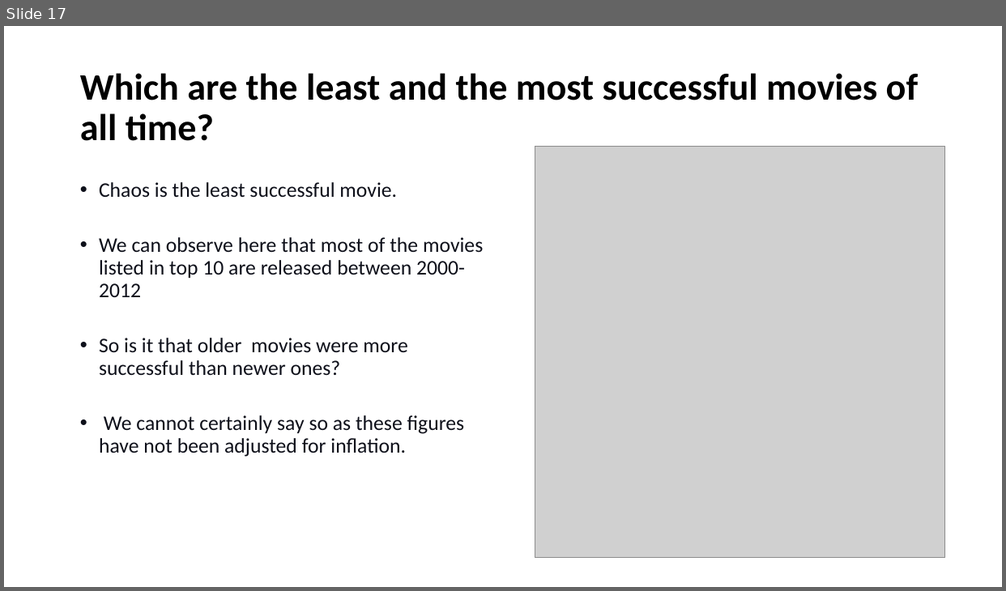
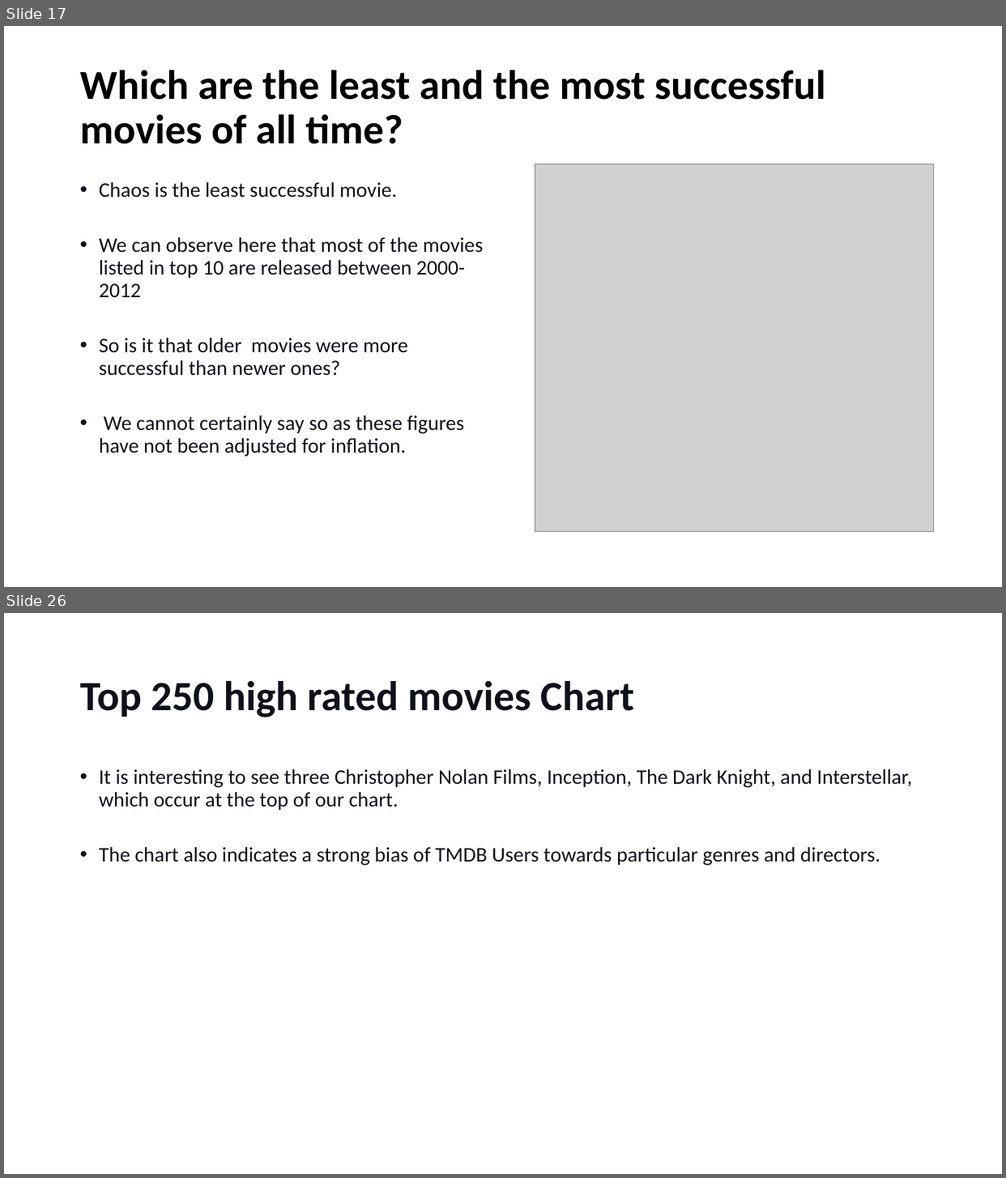
Before and after one commit to lasyabheemendra/Sprigboard-DatascienceProjects, a slide deck: Capstone2_Recommendation System for movies/Recommendation system.pptx. Shown one above the other, each under a label of ours: slide 17 before the commit, slides 17 and 26 after it; the slides between them are not shown. The pictures are 1006x591 and 1006x1178 pixels, drawn with LibreOffice and Linux fonts; fonts in the diff are those of the drawing; grey boxes stand for pictures. Boxes give left, top, right and bottom in pixels: in the first picture for what was removed or moved away, otherwise in the second. Text is boxed around its words. In the diff, an @@ line names an element or a change of style, - is before the commit and + after.

```diff
--- a/Capstone2_Recommendation System for movies/Recommendation system.pptx
+++ b/Capstone2_Recommendation System for movies/Recommendation system.pptx
@@ slide 26 added at [4, 613, 1002, 1174], background #FFFFFF @@
@@ title added at [80, 681, 634, 717], 40 pt, text #0E101A, bold @@
+Top 250 high rated movies Chart
@@ text added at [99, 769, 913, 866], 20 pt, text #0E101A @@
+• It is interesting to see three Christopher Nolan Films, Inception, The Dark Knight, and Interstellar, which occur at the top of our chart.
+• The chart also indicates a strong bias of TMDB Users towards particular genres and directors.
@@ slide 17 changed as well @@
@@ title "Which are the least and ..." at [80, 70, 825, 144]: size 36 to 39.6 pt @@
@@ picture: place and size @@
-picture at [535, 146, 945, 557]
+picture at [535, 165, 934, 532]
```
Also in this commit, not shown: 15 other slides changed, 22 other slides added, 2 slides removed.
